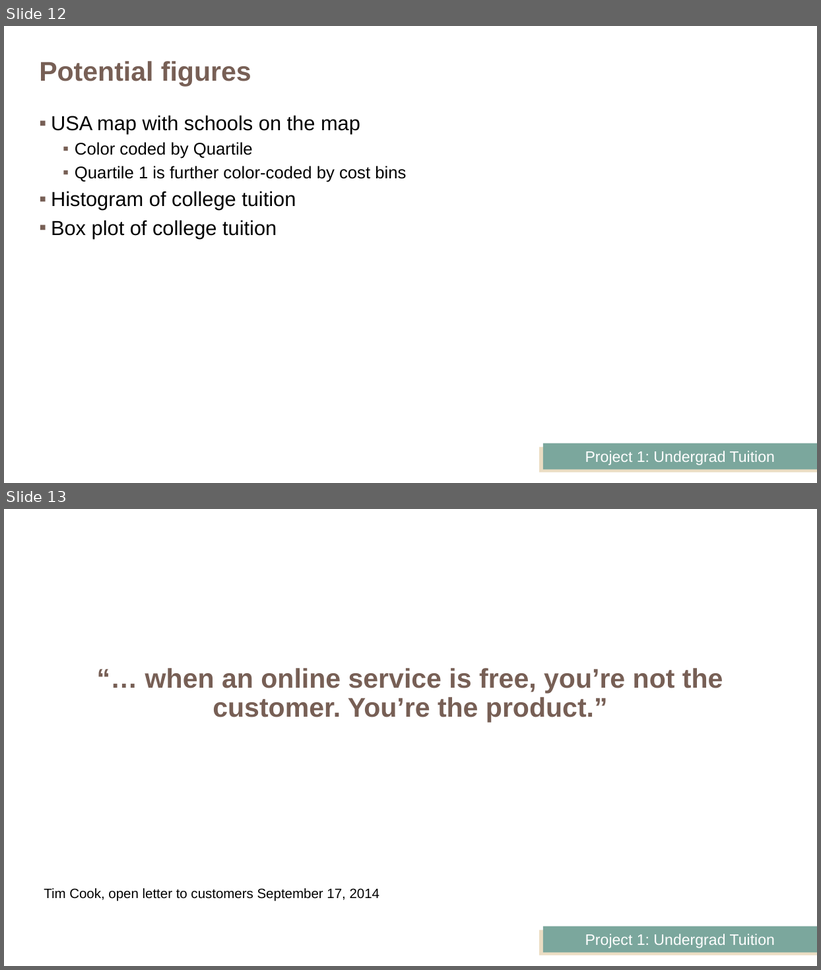
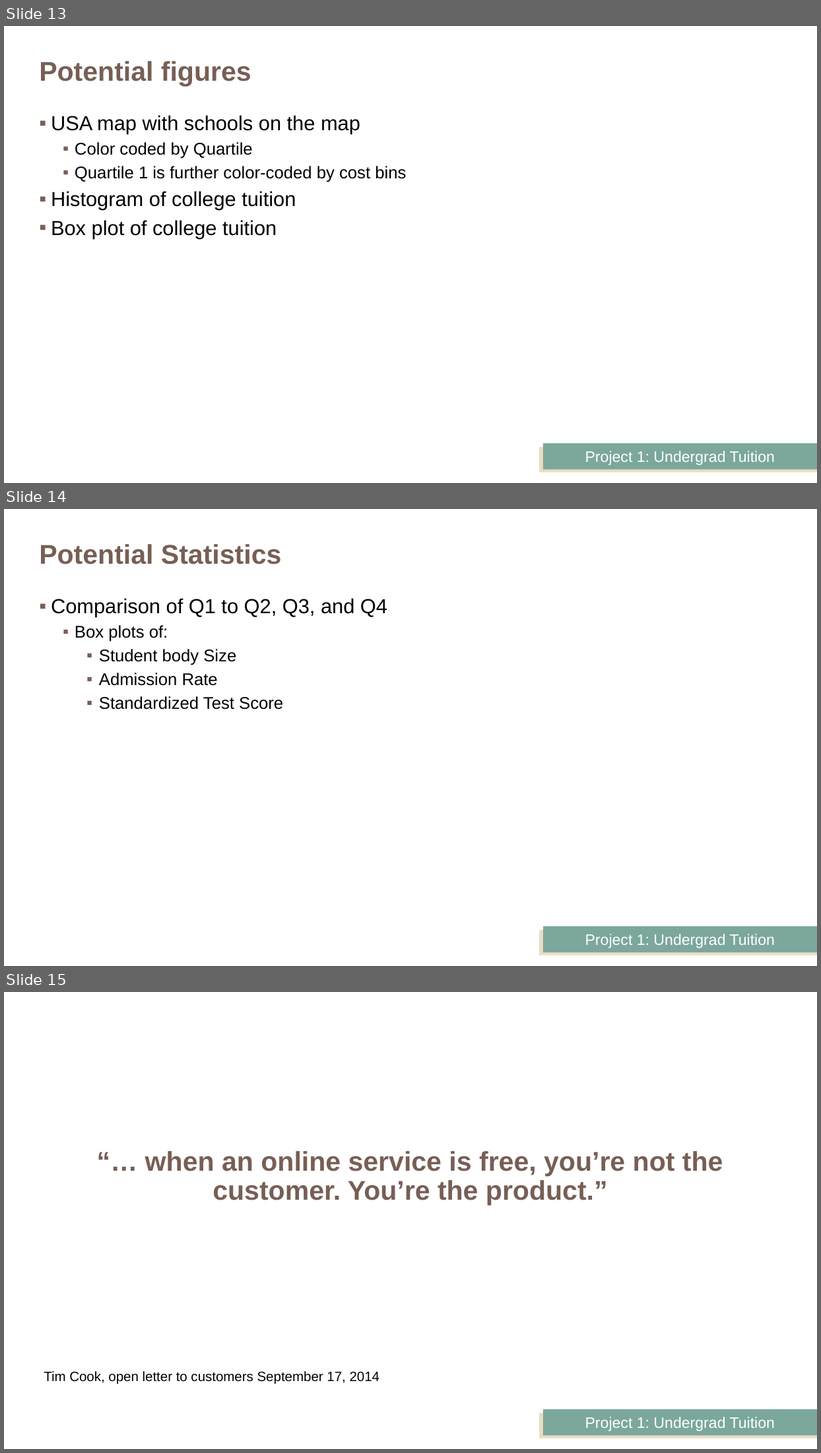
Before and after one commit to JeffPinegar/Proj1_undergraduate, a slide deck: Presentation/Getting Started.pptx. Shown one above the other, each under a label of ours: slides 12 and 13 before the commit, slides 13, 14 and 15 after it. The pictures are 821x970 and 821x1453 pixels, drawn with LibreOffice and Linux fonts; fonts in the diff are those of the drawing. Boxes give left, top, right and bottom in pixels: in the first picture for what was removed or moved away, otherwise in the second. Text is boxed around its words. In the diff, an @@ line names an element or a change of style, - is before the commit and + after.

```diff
--- a/Presentation/Getting Started.pptx
+++ b/Presentation/Getting Started.pptx
@@ slide 14 added at [4, 509, 817, 966], background #FFFFFF; not listed: 2 template elements that a slide beside it also shows @@
@@ title added at [39, 544, 282, 564], 32 pt, text #775F55, bold @@
+Potential Statistics
@@ text added at [51, 598, 387, 710], 20 pt, text #000000 @@
+▪ Comparison of Q1 to Q2, Q3, and Q4
+  ▪ Box plots of:
+    ▪ Student body Size
+    ▪ Admission Rate
+    ▪ Standardized Test Score
@@ what was slide 12 is now slide 13 @@
@@ what was slide 13 is now slide 15 @@
```
Also in this commit, not shown: 1 other slide added, 1 other file.
